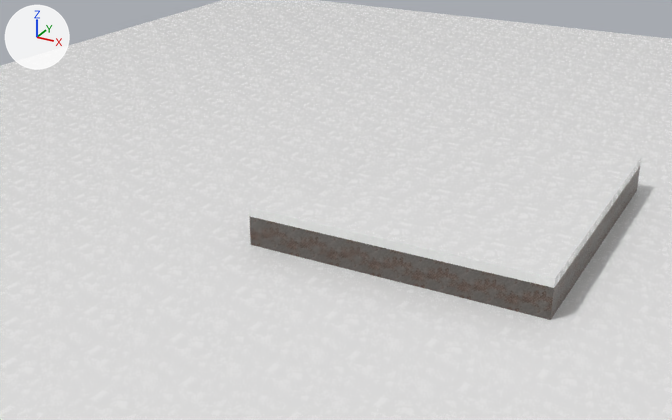
A saved change to the Blender file Blender/level.blend.
Camera for both pictures: a 50 mm lens placed at (36.4, -97.9, 47.6), pointed at (-19.5, 3.7, -3.2). The lights are fixed; the arrows at upper left show +X, +Y and +Z. Objects named as collision shapes, trigger or cutter boxes, shadow casters or lower levels of detail are left out.

Names of what the first picture shows: 'Floor', 'Roof', 'Walls'.
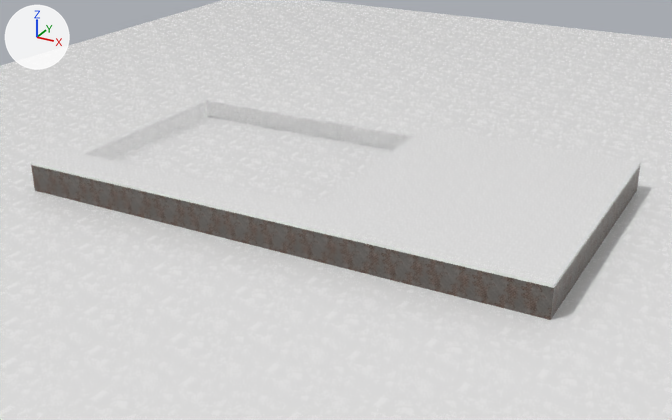
What differs and where, as boxes (x1, y1, x2, y2) in the pictures (672 x 420 px; the box of a moved part takes in the faces that stretch with it):
'Roof', reshaped (56% wider): before (250, 122, 641, 288); after (31, 127, 641, 288)
'Walls', reshaped (56% wider): before (249, 166, 640, 320); after (31, 165, 640, 320)
'Fence', added: after (85, 99, 414, 160)
    faces in mat_material_008 (its picture is missing): (88, 102, 411, 160)
    faces in mat_material (its picture is missing): (85, 99, 414, 154)
part 1 of me_cube_002, moved or reshaped: before (249, 216, 529, 312); after (31, 165, 529, 312)
part 2 of me_cube_003, moved or reshaped: before (250, 208, 289, 226); after (31, 163, 289, 226)
part 3 of me_cube_003, moved or reshaped: before (289, 134, 641, 285); after (289, 138, 641, 285)

The change in detail:
Picture 'CorrugatedSteel007C_2K-JPG_Roughness.jpg' (img_corrugatedsteel007c_2k_jpg_roughness_jpg) is new.
Picture 'Fence008B_2K-JPG_Opacity.jpg' (img_fence008b_2k_jpg_opacity_jpg) is new.
Picture 'Fence008B_2K-JPG_Roughness.jpg' (img_fence008b_2k_jpg_roughness_jpg) is new.
Picture 'Fence008B_2K-JPG_NormalGL.jpg' (img_fence008b_2k_jpg_normalgl_jpg) is new.
Material 'Material' (mat_material) is new.
Uses the picture img_corrugatedsteel007c_2k_jpg_roughness_jpg.
Material 'Material.008' (mat_material_008) is new.
Uses the picture img_fence008b_2k_jpg_normalgl_jpg.
Uses the picture img_fence008b_2k_jpg_opacity_jpg.
Uses the picture img_fence008b_2k_jpg_roughness_jpg.
me_cube_002 is used by ob_walls; location (0.2, -0.7, 0.6).
Verts and faces of me_cube_002; kept vertices keep their numbers, new ones are numbered from 56.
Before the commit, vertices of me_cube_002: 40 (12.8, -13.2, -1.9), 41 (12.8, -13.2, 2.0), 44 (12.8, -13.8, -1.9), 45 (12.8, -13.8, 2.0) at pixel (529, 281), 48 (-21.3, -13.2, -1.9).
Before the commit, vertices of me_cube_002: 49 (-21.3, -13.2, 2.0), 50 (-21.3, -13.8, -1.9) at pixel (250, 245), 51 (-21.3, -13.8, 2.0) at pixel (249, 216).
me_cube_002 had 56 vertices, 54 faces and spanned x -21.4..15.4, y -13.8..25.8, z -1.9..2.0.
me_cube_002 now has 64 vertices, 60 faces and spans x -56.7..15.4, y -13.8..25.8, z -2.0..2.0.
Part 1, on me_cube_002:
Vertices deleted: 48 to 51 (with the faces that use them).
New vertices 56 to 59 stand at vertices 40, 41, 44, 45, in that order, plus (-69.4, 0.0, 0.0).
New faces: (44, 45, 59, 58), (56, 58, 59, 57), (40, 44, 58, 56), (40, 56, 57, 41), (41, 57, 59, 45).
me_cube_003 has 16 vertices, 14 faces and spans x -15.8..21.0, y -9.3..30.3, z -0.5..0.5.
me_cube_003 is used by ob_roof; location (-5.4, -5.2, 3.1).
me_cube_003 part 2: all 2 vertices in x -15.8, y -9.3..-3.5, z -0.5 are moved by (-35.4, 0.0, 0.0).
me_cube_003 part 3: all 6 vertices in x -10.3..21.0, y -9.3..30.3, z 0.5 are moved by (0.0, 0.0, -0.7).
Mesh me_plane is new.
It has 48 vertices, 27 faces and spans x -38.5..1.0, y -3.5..0.1, z -0.2..32.2.
Faces by material slot: [2, 25].
It uses material mat_material_008 (its picture is missing).
It uses material mat_material (its picture is missing).
Object 'Fence' (ob_fence) is new; it shows me_plane.
Its location is (-16.5, 23.3, 1.9).
Its rotation in degrees is (90, 0, 0).
